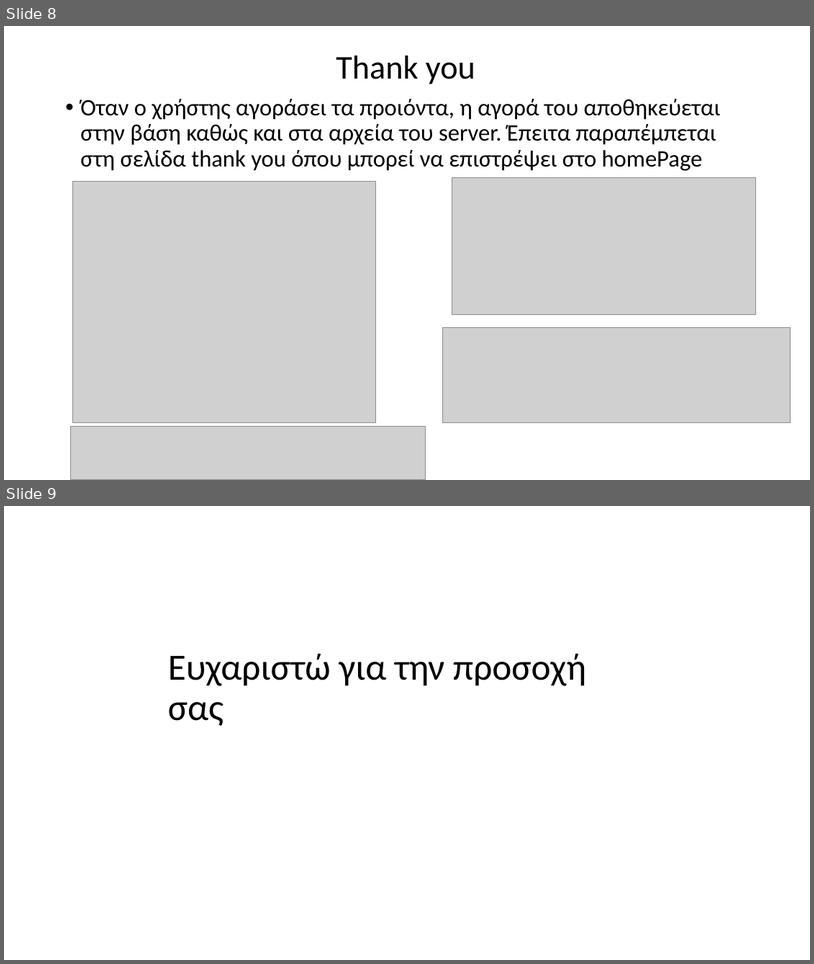
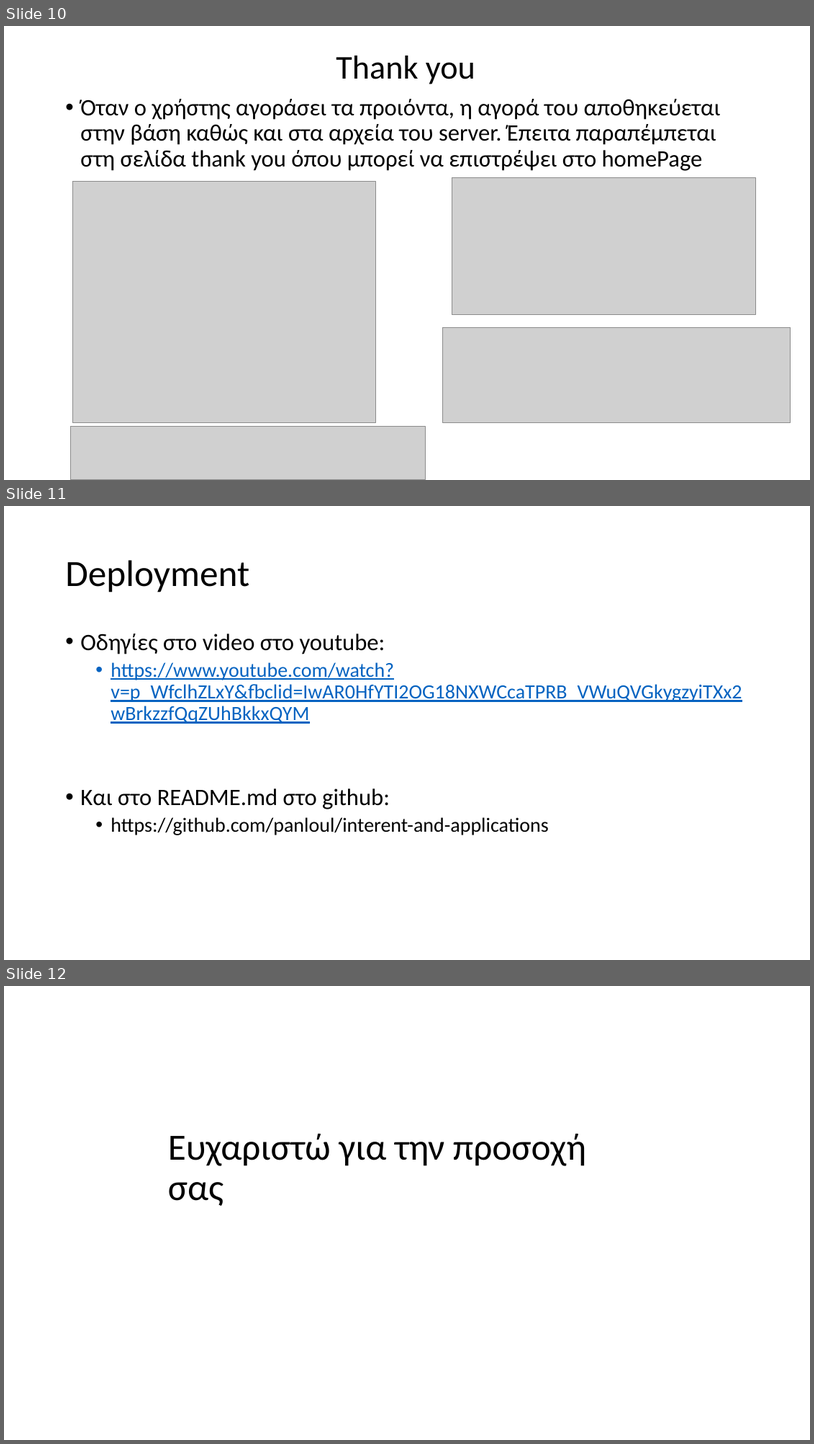
Before and after one commit to panloul/interent-and-applications, a slide deck: Presentation.pptx. Shown one above the other, each under a label of ours: slides 8 and 9 before the commit, slides 10, 11 and 12 after it. The pictures are 814x964 and 814x1444 pixels, drawn with LibreOffice and Linux fonts; fonts in the diff are those of the drawing; grey boxes stand for pictures. Boxes give left, top, right and bottom in pixels: in the first picture for what was removed or moved away, otherwise in the second. Text is boxed around its words. In the diff, an @@ line names an element or a change of style, - is before the commit and + after.

```diff
--- a/Presentation.pptx
+++ b/Presentation.pptx
@@ slide 11 added at bbox=[4, 506, 810, 960], background #FFFFFF @@
@@ title added at bbox=[65, 560, 250, 592], 44 pt, text #000000 @@
+Deployment
@@ text added at bbox=[80, 633, 742, 835], 24 pt, text #0563C1, underline @@
+• Οδηγίες στο video στο youtube:
+  • https://www.youtube.com/watch?v=p_WfclhZLxY&fbclid=IwAR0HfYTI2OG18NXWCcaTPRB_VWuQVGkygzyiTXx2wBrkzzfQqZUhBkkxQYM
+• Και στο README.md στο github:
+  • https://github.com/panloul/interent-and-applications
@@ what was slide 8 is now slide 10 @@
@@ what was slide 9 is now slide 12 @@
```
Also in this commit, not shown: 2 other slides added.
